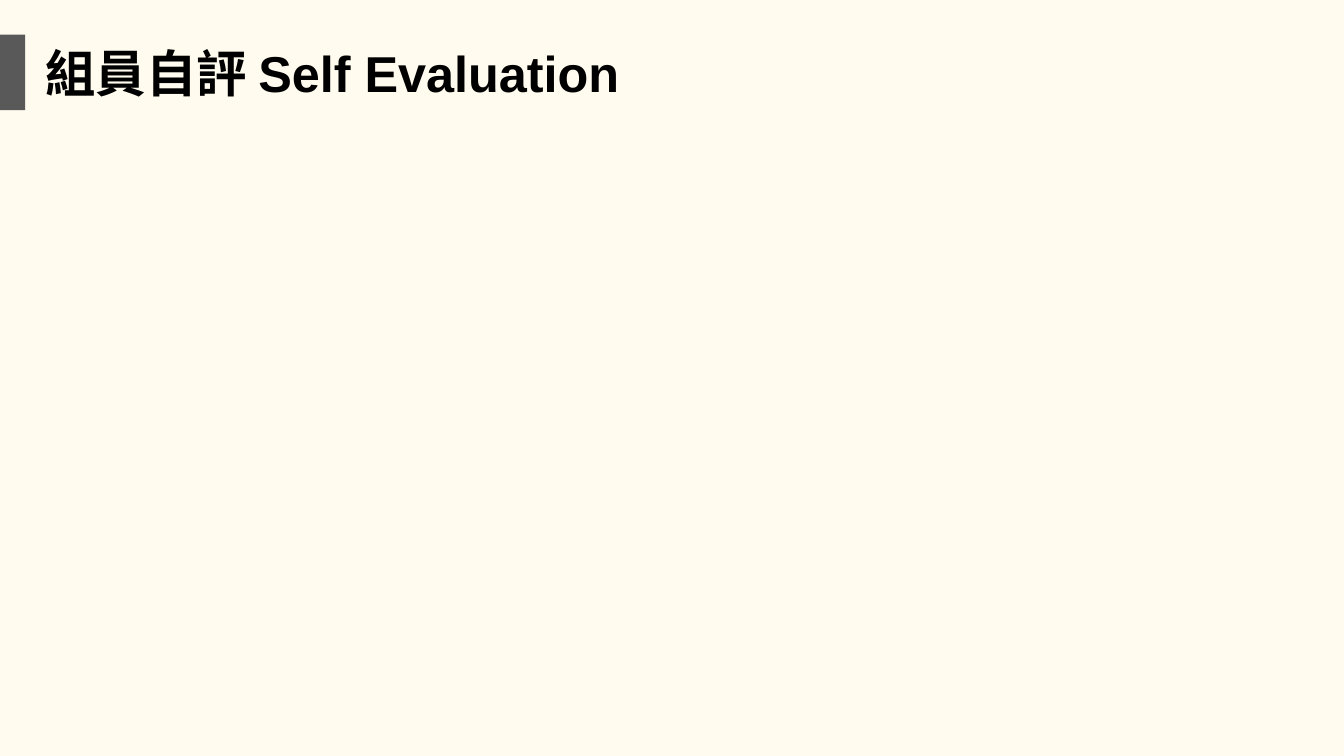
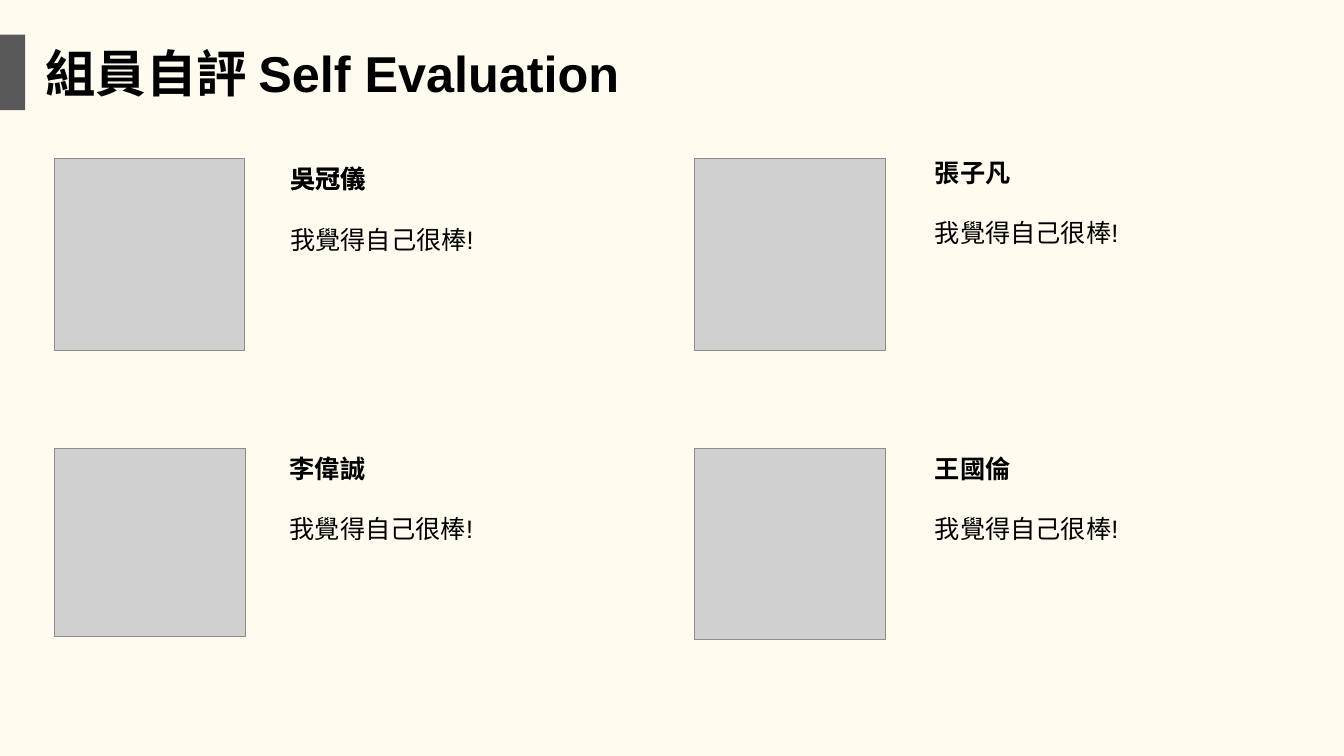
Before and after one commit to NTUST/108-team12, a slide deck: slide 10 of 網頁製作期末報告_team12.pptx (slide 9 before the commit). Drawn at 1344x756 pixels with LibreOffice and Linux fonts; fonts in the diff are those of the drawing; grey boxes stand for pictures. Boxes give left, top, right and bottom in pixels: in the first picture for what was removed or moved away, otherwise in the second. Text is boxed around its words. In the diff, an @@ line names an element or a change of style, - is before the commit and + after.

```diff
--- a/網頁製作期末報告_team12.pptx
+++ b/網頁製作期末報告_team12.pptx
@@ picture added at (54, 158, 245, 350) @@
@@ text added at (290, 162, 366, 194), 18 pt, text #000000, bold @@
+吳冠儀
@@ picture added at (695, 158, 886, 350) @@
@@ text added at (935, 161, 1118, 244), 18 pt, text #000000 @@
+張子凡
+我覺得自己很棒!
@@ text added at (290, 227, 473, 251), 18 pt, text #000000 @@
+吳冠儀
+我覺得自己很棒!
@@ picture added at (54, 449, 246, 637) @@
@@ picture added at (695, 449, 885, 640) @@
@@ text added at (290, 456, 473, 540), 18 pt, text #000000 @@
+李偉誠
+我覺得自己很棒!
@@ text added at (935, 456, 1118, 540), 18 pt, text #000000 @@
+王國倫
+我覺得自己很棒!
```
Also in this commit, not shown: 1 other slide changed, 1 slide added.
